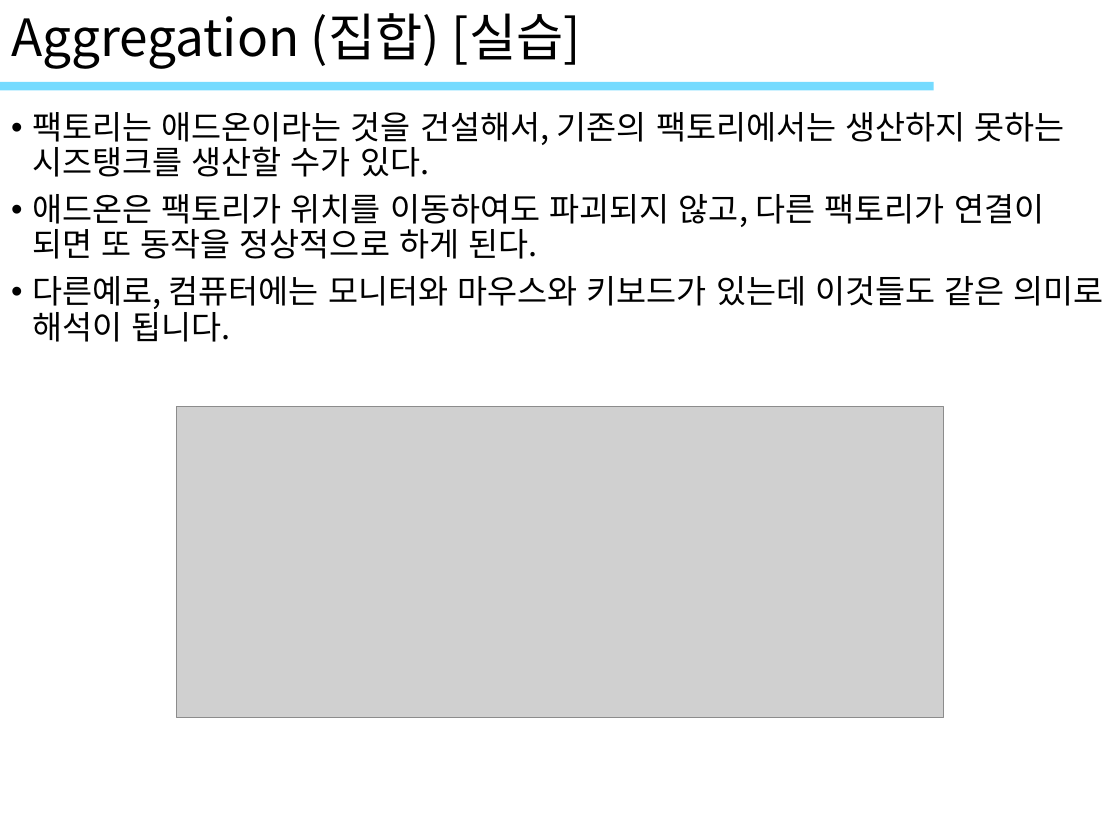
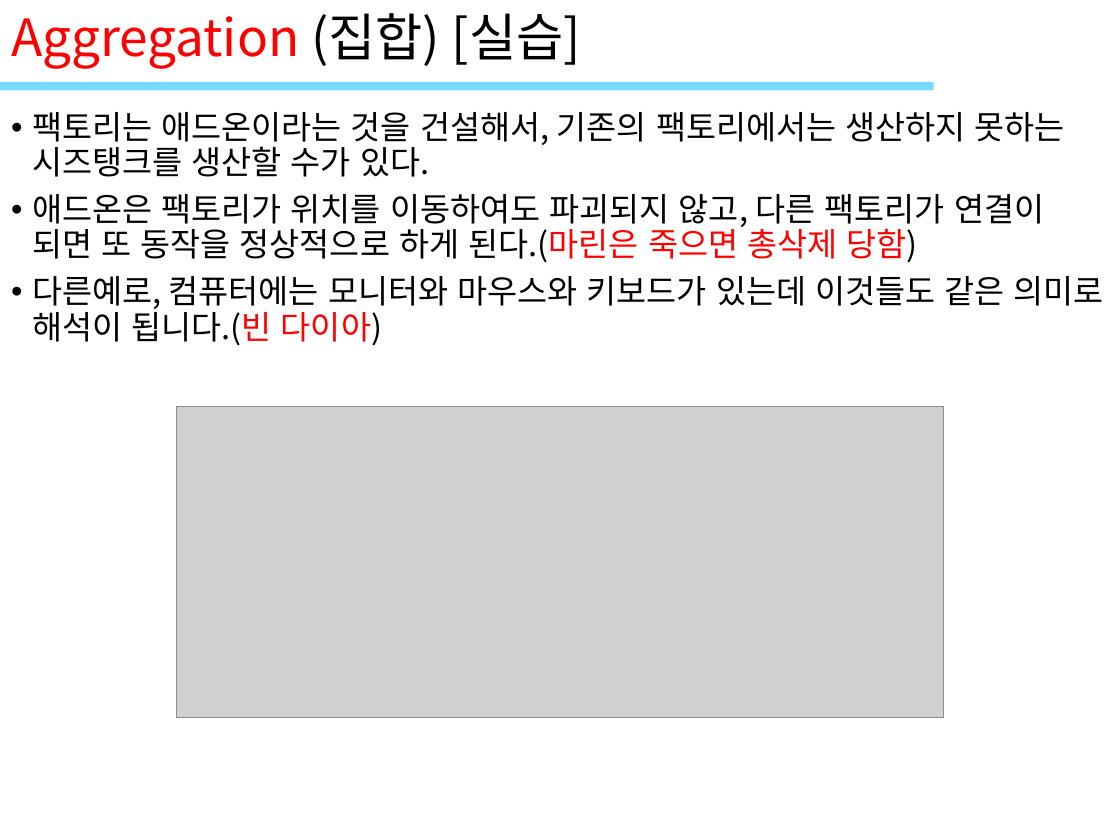
Before and after one commit to ImSeongMuk/study, a slide deck: slide 10 of UML/2_객체UML(클래스).pptx. Drawn at 1120x840 pixels with LibreOffice and Linux fonts; fonts in the diff are those of the drawing; grey boxes stand for pictures; background and template pictures are left out. Boxes give left, top, right and bottom in pixels: in the first picture for what was removed or moved away, otherwise in the second. Text is boxed around its words. In the diff, an @@ line names an element or a change of style, - is before the commit and + after.

```diff
--- a/UML/2_객체UML(클래스).pptx
+++ b/UML/2_객체UML(클래스).pptx
@@ title "Aggregation (집합) [실습]" at <box>11,13,581,69</box>: text colour #000000 to #FF0000 in "Aggregation" @@
@@ text at <box>32,194,1104,345</box>: text changed @@
-• 애드온은 팩토리가 위치를 이동하여도 파괴되지 않고, 다른 팩토리가 연결이 되면 또 동작을 정상적으로 하게 된다.
-• 다른예로, 컴퓨터에는 모니터와 마우스와 키보드가 있는데 이것들도 같은 의미로 해석이 됩니다.
+• 애드온은 팩토리가 위치를 이동하여도 파괴되지 않고, 다른 팩토리가 연결이 되면 또 동작을 정상적으로 하게 된다.(마린은 죽으면 총삭제 당함)
+• 다른예로, 컴퓨터에는 모니터와 마우스와 키보드가 있는데 이것들도 같은 의미로 해석이 됩니다.(빈 다이아)
```
Also in this commit, not shown: 4 other slides changed, 4 other files.
